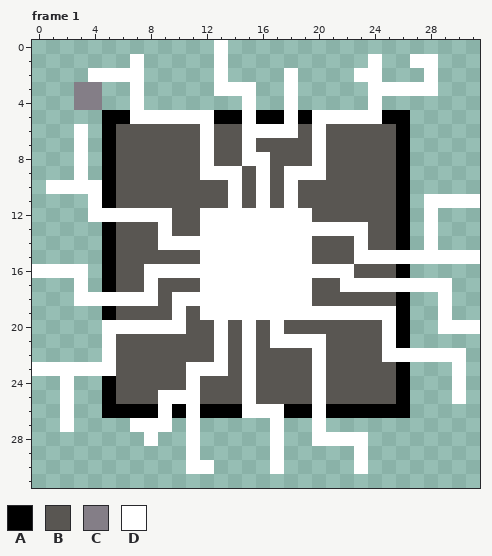
Pixel-art file, stored at assets/ai/ai.ase. The picture above is the old version.
32x32 pixels, 1 frame. Shown: frame 1. The commit also changed other frames, which this record leaves out.
Palette (. is transparent): A #000000  B #595652  C #847e87  D #ffffff
The result:
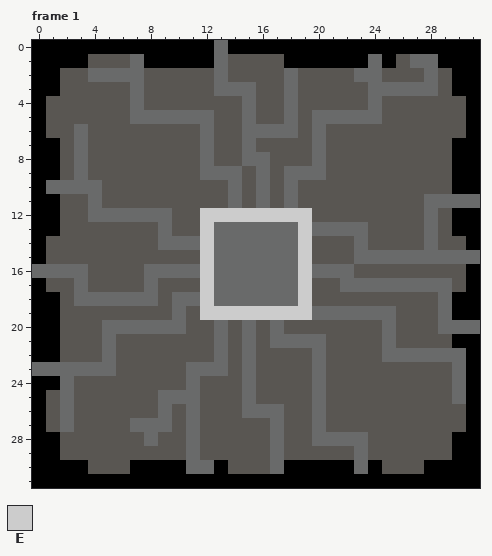
Colours new in this view: E #cccccc
What changed:
layer "Traces_Glow" added
Colour D changes from #ffffff to #696a6a.
Frame 1, layers "Traces_Glow", "Traces", "Base":
The edit adds colour A in row 0 at x 0 to 12 and 14 to 31; in row 1 at x 0 to 3, 8 to 12, 18 to 23, 25 and 29 to 31; in rows 2 to 3 at x 0 to 1 and 30 to 31; in rows 4 to 6 at x 0 and 31; in rows 7 to 9 at x 0 to 1 and 30 to 31; in row 10 at x 0 and 30 to 31.
The edit adds colour A in row 11 at x 0 to 1; in rows 12 to 13 at x 0 to 1 and 30 to 31; in row 14 at x 0 and 31; in row 15 at x 0; in row 16 at x 31; in row 17 at x 0 and 31.
The edit adds colour A in rows 18 to 19 at x 0 to 1 and 30 to 31; in row 20 at x 0 to 1; in row 21 at x 0 to 1 and 30 to 31; in row 22 at x 0 to 1 and 31; in row 23 at x 31; in row 24 at x 0 to 1 and 31.
The edit adds colour A in rows 25 to 27 at x 0 and 31; in rows 28 to 29 at x 0 to 1 and 30 to 31; in row 30 at x 0 to 3, 7 to 10, 13, 18 to 22, 24 and 28 to 31; in row 31 at x 0 to 31.
The edit adds colour B in row 1 at x 4 to 6, 14 to 17 and 26; in row 2 at x 2 to 3, 8 to 12, 14 to 17, 19 to 22, 25 to 27 and 29; in row 3 at x 2, 5 to 6, 8 to 12, 16 to 17, 19 to 23 and 29; in row 4 at x 1 to 2, 5 to 6, 8 to 14, 16 to 17, 19 to 23 and 25 to 30; in row 5 at x 1 to 4 and 27 to 30; in row 6 at x 1 to 2, 4 and 27 to 30.
The edit adds colour B in rows 7 to 9 at x 2, 4 and 27 to 29; in row 10 at x 27 to 29; in row 11 at x 2 to 3 and 27; in row 12 at x 2 to 3, 27 and 29; in row 13 at x 2 to 4, 27 and 29; in row 14 at x 1 to 4, 27 and 29 to 30.
The edit adds colour B in row 15 at x 1 to 4; in row 16 at x 4 and 27 to 30; in row 17 at x 1 to 2, 4 and 30; in row 18 at x 2 and 27 to 28; in rows 19 to 20 at x 2 to 4 and 27 to 28; in row 21 at x 2 to 4 and 27 to 29.
The edit adds colour B in row 22 at x 2 to 4; in row 23 at x 27 to 29; in row 24 at x 3 to 4 and 27 to 29; in row 25 at x 1, 3 to 4 and 27 to 29; in row 26 at x 1, 3 to 4 and 27 to 30; in row 27 at x 1, 3 to 6, 10, 12 to 16, 18 to 19 and 21 to 30.
The edit adds colour B in row 28 at x 2 to 7, 9 to 10, 12 to 16, 18 to 19 and 24 to 29; in row 29 at x 2 to 10, 12 to 16, 18 to 22 and 24 to 29; in row 30 at x 4 to 6, 14 to 16 and 25 to 27.
Colour A gives way to colour B in row 5 at x 5 to 6, 13 to 14, 16 to 17, 19 and 25 to 26; in rows 6 to 11 at x 5 and 26; in row 12 at x 26; in rows 13 to 14 at x 5 and 26; in row 15 at x 5; in row 16 at x 5 and 26.
Colour A gives way to colour B in row 17 at x 5; in row 18 at x 26; in row 19 at x 5 and 26; in rows 20 to 21 at x 26; in row 23 at x 26; in rows 24 to 25 at x 5 and 26.
Colour A gives way to colour B in row 26 at x 5 to 8, 10, 12 to 14, 18 to 19 and 21 to 26.
Colour C gives way to colour B in rows 3 to 4 at x 3 to 4.
Colour D gives way to colour E in row 12 at x 12 to 19; in rows 13 to 18 at x 12 and 19; in row 19 at x 12 to 19.
